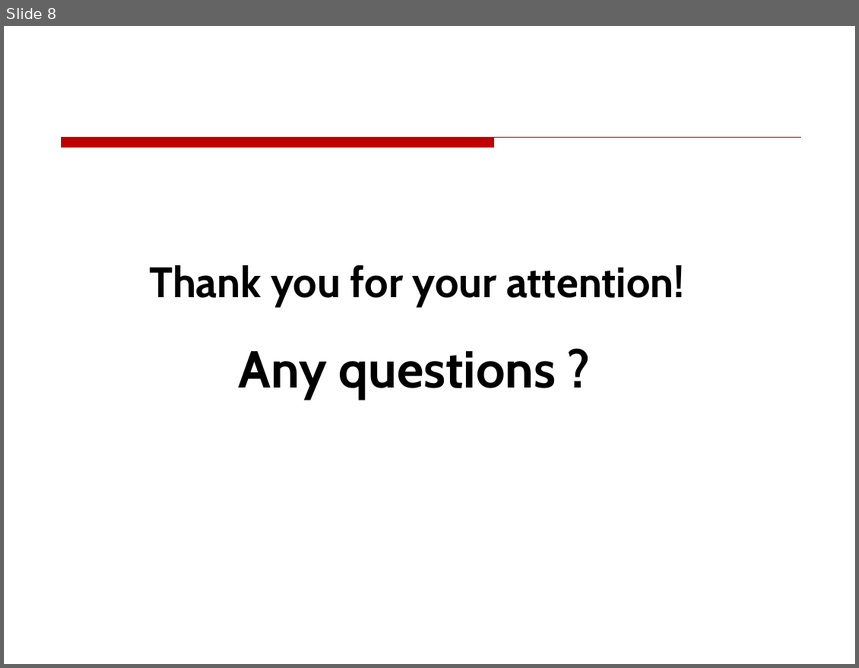
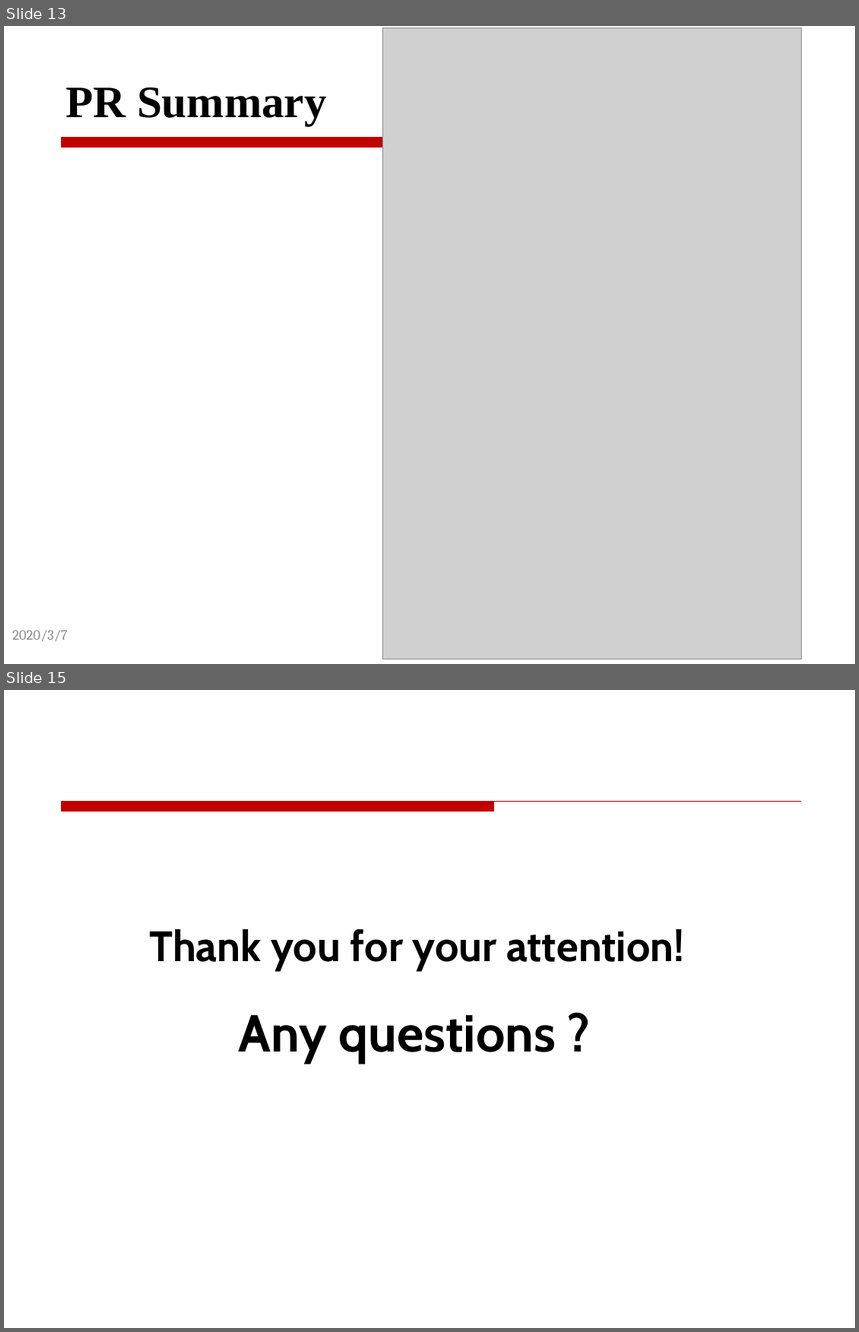
Before and after one commit to JonStark3123/django-postgres-stack, a slide deck: presentation.pptx. Shown one above the other, each under a label of ours: slide 8 before the commit, slides 13 and 15 after it; the slides between them are not shown. The pictures are 859x668 and 859x1332 pixels, drawn with LibreOffice and Linux fonts; fonts in the diff are those of the drawing; grey boxes stand for pictures. Boxes give left, top, right and bottom in pixels: in the first picture for what was removed or moved away, otherwise in the second. Text is boxed around its words. In the diff, an @@ line names an element or a change of style, - is before the commit and + after.

```diff
--- a/presentation.pptx
+++ b/presentation.pptx
@@ slide 13 added at (4, 26, 855, 664), background #FFFFFF; not listed: 1 template element that a slide beside it also shows @@
@@ picture added at (382, 28, 801, 659) @@
@@ title added at (66, 88, 327, 126), 38 pt, text #000000, bold @@
+PR Summary
@@ text added at (12, 630, 67, 642), 12 pt, text #8C8C8C @@
+2020/3/7
@@ what was slide 8 is now slide 15 @@
```
Also in this commit, not shown: 5 slides changed, 6 other slides added, 1 other file.
